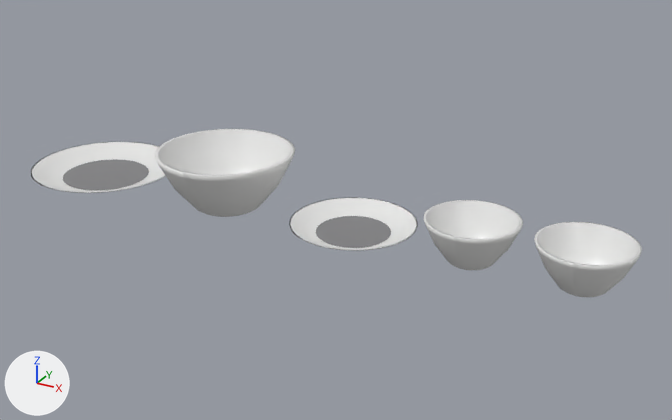
Two versions of the glTF model public/modelos/FLO-13.glb, one commit apart.
The view is the same before and after, from a 50 mm camera at (0.751, -1.234, 0.652) aimed at (0.061, 0.021, 0.025). Every picture has the same lights, and +X, +Y and +Z are marked at lower left. The picture after the commit comes second. Where no turn or scale is listed for an object, it has been applied to the vertices.

The scene before the commit, as lines of its bpy script (objects in view):
```python
ob_mesh_0 = bpy.data.objects.new('Mesh_0', me_mesh_0)
ob_mesh_0.location = (-0.425, 0.0, 0.0)
ob_mesh_1 = bpy.data.objects.new('Mesh_1', me_mesh_1)
ob_mesh_1.location = (-0.425, 0.0, 0.004)
ob_mesh_2 = bpy.data.objects.new('Mesh_2', me_mesh_2)
ob_mesh_2.location = (-0.145, 0.0, 0.0)
ob_mesh_3 = bpy.data.objects.new('Mesh_3', me_mesh_3)
ob_mesh_3.location = (0.105, 0.0, 0.0)
ob_mesh_4 = bpy.data.objects.new('Mesh_4', me_mesh_4)
ob_mesh_4.location = (0.105, 0.0, 0.004)
ob_mesh_5 = bpy.data.objects.new('Mesh_5', me_mesh_5)
ob_mesh_5.location = (0.31, 0.0, 0.0)
ob_mesh_6 = bpy.data.objects.new('Mesh_6', me_mesh_6)
ob_mesh_6.location = (0.485, 0.0, 0.0)
```
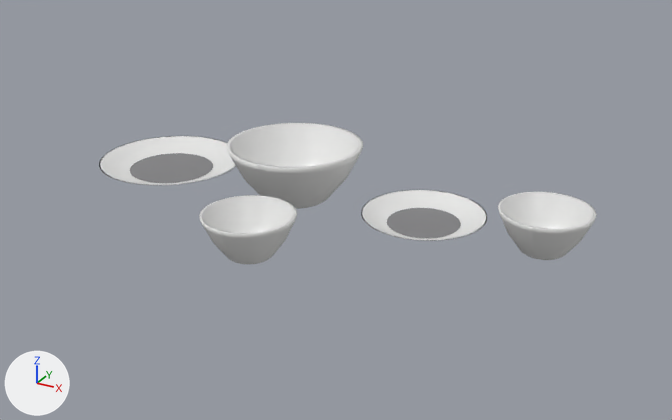
Pixel boxes (x1, y1, x2, y2) of what changed, in the pictures (672 x 420 px):
```json
{"object": "Mesh_2", "change": "moved", "before": [155, 129, 295, 217], "after": [226, 123, 363, 209]}
{"object": "Mesh_6", "change": "moved", "before": [534, 222, 642, 297], "after": [199, 195, 297, 264]}
{"object": "Mesh_5", "change": "moved", "before": [423, 200, 523, 270], "after": [498, 192, 597, 260]}
{"object": "Mesh_3", "change": "moved", "before": [289, 197, 418, 251], "after": [361, 190, 487, 241]}
{"object": "Mesh_0", "change": "moved", "before": [31, 142, 165, 193], "after": [99, 136, 236, 185]}
{"object": "Mesh_1", "change": "moved", "before": [63, 159, 149, 190], "after": [130, 153, 213, 183]}
{"object": "Mesh_4", "change": "moved", "before": [316, 216, 391, 248], "after": [387, 208, 461, 238]}
```

Scene script edits in JSON lines:
```json
{"op": "set", "path": "ob_mesh_0.location", "old": "(-0.425, 0.0, 0.0)", "new": "(-0.338, 0.088, 0.0)"}
{"op": "set", "path": "ob_mesh_1.location", "old": "(-0.425, 0.0, 0.004)", "new": "(-0.338, 0.088, 0.004)"}
{"op": "set", "path": "ob_mesh_2.location", "old": "(-0.145, 0.0, 0.0)", "new": "(-0.058, 0.088, 0.0)"}
{"op": "set", "path": "ob_mesh_3.location", "old": "(0.105, 0.0, 0.0)", "new": "(0.192, 0.088, 0.0)"}
{"op": "set", "path": "ob_mesh_4.location", "old": "(0.105, 0.0, 0.004)", "new": "(0.192, 0.088, 0.004)"}
{"op": "set", "path": "ob_mesh_5.location", "old": "(0.31, 0.0, 0.0)", "new": "(0.398, 0.088, 0.0)"}
{"op": "set", "path": "ob_mesh_6.location", "old": "(0.485, 0.0, 0.0)", "new": "(0.0, -0.148, 0.0)"}
```
